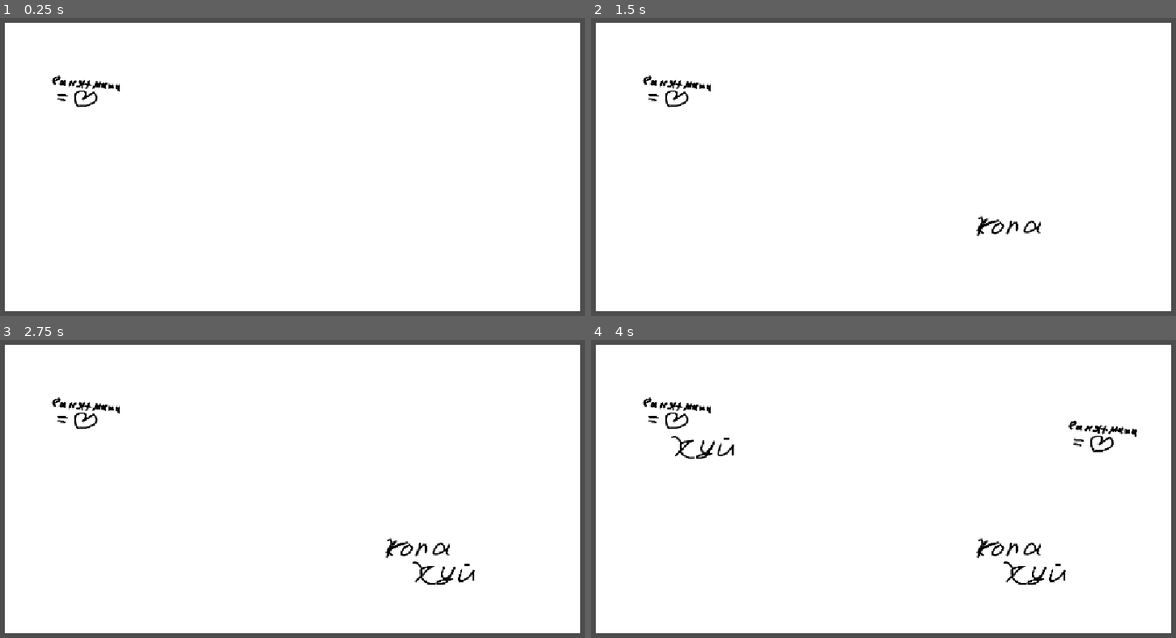
Above: before the commit, frames 1-4 (two rows, left to right).
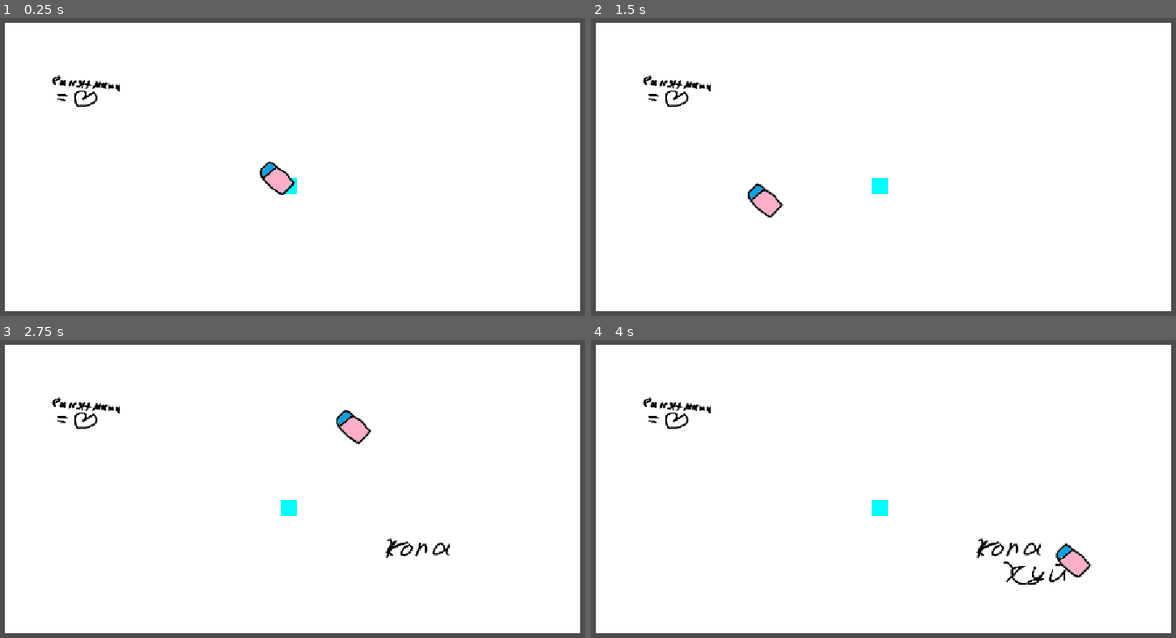
Above: after the commit, the same moments.

Repository: AmongRyzh/maxter-s-jam-2026
Game: Godot game, scene res://gameplay.tscn
Two runs of this game, one before a commit and one after it. Both use one fixed random seed, a clock stepped at 60 frames per second and the inputs below. The project has no main scene, so this scene is started directly. The engine's default icon, where the game draws it, is replaced by a stand-in: a white triangle on a blue panel in a dark square.
Inputs (mouse positions are in pixels of both pictures, inside the frame that each line leads up to):
- Up to frame 1 (0.25 s): no input
- Up to frame 2 (1.5 s): move the mouse to (1023, 167) at 0.52 s; click (1023, 167) at 0.67 s; tap Enter at 1.25 s; move the mouse to (748, 202) at 1.27 s; click (748, 202) at 1.42 s
- Up to frame 3 (2.75 s): move the mouse to (351, 426) at 2.02 s; click (351, 426) at 2.17 s
- Up to frame 4 (4 s): move the mouse to (848, 578) at 2.77 s; click (848, 578) at 2.92 s; tap Space at 3.5 s; move the mouse to (1076, 560) at 3.52 s; click (1076, 560) at 3.67 s

The runs differ from the first frame. In frame 1, 0.5% of the frame differs, in the area x 44-51%, y 48-60%; in frame 2, 0.8%; in frame 3, 0.8%; in frame 4, 1.1%, in the area x 13-94%, y 27-80%.

Commit message:
добавил ластик и передал стирание на него

Diff:
--- /dev/null
+++ b/eraser/eraser.gd
@@ -0,0 +1,21 @@
+extends Node2D
+
+@export var speed: float = 5.0
+
+var pixels_moved_last_frame: float = 0.0
+var last_position: Vector2
+
+# Called when the node enters the scene tree for the first time.
+func _ready():
+	pass # Replace with function body.
+
+
+# Called every frame. 'delta' is the elapsed time since the previous frame.
+func _physics_process(delta):
+	var target_pos = get_global_mouse_position()
+
+	global_position = global_position.lerp(target_pos, speed * delta)
+
+	pixels_moved_last_frame = global_position.distance_to(last_position)
+
+	last_position = global_position
--- /dev/null
+++ b/gameplay.gd
@@ -0,0 +1,40 @@
+extends Node2D
+
+@export var painter_image: Sprite2D
+
+@export_dir var bad_texts_dir : String
+
+@export var eraser_size := 5
+@export var eraser: Node2D
+
+@export var draw_eraser_rect : bool = false
+
+func _ready():
+	pass
+
+# Called every frame. 'delta' is the elapsed time since the previous frame.
+func _process(delta):
+	if draw_eraser_rect:
+		queue_redraw()
+
+func get_all_bad_texts() -> Array[Image]:
+	var output : Array[Image]
+
+	var dir = DirAccess.open(bad_texts_dir)
+	if dir:
+		for file_name in dir.get_files():
+			if file_name.get_extension() == "remap":
+				file_name = file_name.replace(".remap", "")
+
+			if file_name.get_extension() == "png":
+				var full_path = bad_texts_dir.path_join(file_name)
+
+				var img : Image = load(full_path).get_image()
+				img.decompress()
+
+				output.append(img)
+
+	return output
+
+func _draw():
+	draw_rect(Rect2i(get_global_mouse_position(), Vector2i(1, 1)).grow(eraser_size), Color.AQUA)
--- a/gameplay.tscn
+++ b/gameplay.tscn
@@ -1,10 +1,19 @@
 [gd_scene format=3 uid="uid://dnphby1ketpt4"]
 
 [ext_resource type="Script" uid="uid://ryjvkttdyuw0" path="res://image_example.gd" id="1_n4psk"]
+[ext_resource type="Script" uid="uid://db0hhb4dmtav6" path="res://gameplay.gd" id="1_xuee5"]
 [ext_resource type="Texture2D" uid="uid://g8vti6go8x6g" path="res://icon.svg" id="2_ej4tk"]
 [ext_resource type="Script" uid="uid://bjgg4hau4g8qm" path="res://painter_image.gd" id="3_oe8ih"]
+[ext_resource type="Script" uid="uid://ctwt4otx35jqx" path="res://eraser/eraser.gd" id="5_cbffv"]
+[ext_resource type="Texture2D" uid="uid://65tumjlxibgr" path="res://eraser/eraser.png" id="5_smepj"]
 
-[node name="Gameplay" type="Node2D" unique_id=1976024019]
+[node name="Gameplay" type="Node2D" unique_id=1976024019 node_paths=PackedStringArray("painter_image", "eraser")]
+top_level = true
+script = ExtResource("1_xuee5")
+painter_image = NodePath("PainterImage")
+bad_texts_dir = "res://bad_texts"
+eraser_size = 14
+eraser = NodePath("Eraser")
 
 [node name="Sprite2D" type="Sprite2D" parent="." unique_id=1077234380]
 visible = false
@@ -12,11 +21,19 @@
 script = ExtResource("1_n4psk")
 stamp = ExtResource("2_ej4tk")
 
-[node name="PainterImage" type="Sprite2D" parent="." unique_id=1908524790]
+[node name="PainterImage" type="Sprite2D" parent="." unique_id=1908524790 node_paths=PackedStringArray("gameplay")]
+show_behind_parent = true
 position = Vector2(583, 292)
 script = ExtResource("3_oe8ih")
-bad_texts_dir = "res://bad_texts"
-eraser_size = 7
+gameplay = NodePath("..")
 
 [node name="BadTextSpawnTimer" type="Timer" parent="." unique_id=1770689058]
+wait_time = 1.5
 autostart = true
+
+[node name="Eraser" type="Node2D" parent="." unique_id=44436766]
+script = ExtResource("5_cbffv")
+speed = 12.0
+
+[node name="Sprite2D" type="Sprite2D" parent="Eraser" unique_id=1499735714]
+texture = ExtResource("5_smepj")
--- a/painter_image.gd
+++ b/painter_image.gd
@@ -1,17 +1,17 @@
 extends Sprite2D
 
 @export var img_size := Vector2i(1024, 512)
-
-@export_dir var bad_texts_dir : String
-
-@export var eraser_size := 5
 
 var bad_texts : Array[Image]
 
 var img : Image
 
+@export var gameplay: Node2D
+
 func _ready():
-	bad_texts = get_all_bad_texts(bad_texts_dir)
+	gameplay = get_tree().current_scene
+
+	bad_texts = gameplay.get_all_bad_texts()
 
 	img = Image.create_empty(img_size.x, img_size.y, false, Image.FORMAT_RGBA8)
 	img.fill(Color.WHITE)
@@ -30,45 +30,37 @@
 	texture.update(img)
 
 func _paint_tex(pos):
-	img.fill_rect(Rect2i(pos, Vector2i(1, 1)).grow(eraser_size), Color.WHITE)
+	#print(Rect2i(pos, Vector2i(1, 1)).grow(eraser_size))
+	img.fill_rect(Rect2i(pos, Vector2i(1, 1)).grow(gameplay.eraser_size), Color.WHITE)
 
 func _input(event: InputEvent):
 	if event is InputEventMouseButton:
 		if event.pressed and not event.is_echo() and event.button_index == MOUSE_BUTTON_LEFT:
-			var local_pos = to_local(event.position)
+			var local_pos = to_local(gameplay.eraser.position)
 			var local_image_pos = local_pos - offset + get_rect().size / 2.0
 
 			_paint_tex(local_image_pos)
 			texture.update(img)
 	elif event is InputEventMouseMotion:
 		if event.button_mask == MOUSE_BUTTON_LEFT:
-			var local_pos = to_local(event.position)
+			#var local_pos = to_local(event.position)
+			var local_pos = to_local(gameplay.eraser.position)
 			var local_image_pos = local_pos - offset + get_rect().size / 2.0
 
-			if event.relative.length_squared() > 0:
-				var num := ceili(event.relative.length())
-				var target_pos = local_image_pos - (event.relative)
+			#if event.relative.length_squared() > 0:
+				#var num := ceili(event.relative.length())
+				#var target_pos = local_image_pos - (event.relative)
+				#for i in num:
+					#local_image_pos = local_image_pos.move_toward(target_pos, 1.0)
+					#_paint_tex(local_image_pos)
+
+			if gameplay.eraser.pixels_moved_last_frame > 0:
+				var num := ceili(gameplay.eraser.pixels_moved_last_frame)
+				var target_pos = local_image_pos - gameplay.eraser.position
 				for i in num:
 					local_image_pos = local_image_pos.move_toward(target_pos, 1.0)
 					_paint_tex(local_image_pos)
 
+			_paint_tex(local_image_pos)
+
 			texture.update(img)
-
-func get_all_bad_texts(directory_path: String) -> Array[Image]:
-	var output : Array[Image]
-
-	var dir = DirAccess.open(directory_path)
-	if dir:
-		for file_name in dir.get_files():
-			if file_name.get_extension() == "remap":
-				file_name = file_name.replace(".remap", "")
-
-			if file_name.get_extension() == "png":
-				var full_path = directory_path.path_join(file_name)
-
-				var img : Image = load(full_path).get_image()
-				img.decompress()
-
-				output.append(img)
-
-	return output
Not shown, added: eraser/eraser.gd.uid
Binary file added: eraser/eraser.png
Not shown, added: eraser/eraser.png.import
Not shown, added: gameplay.gd.uid
